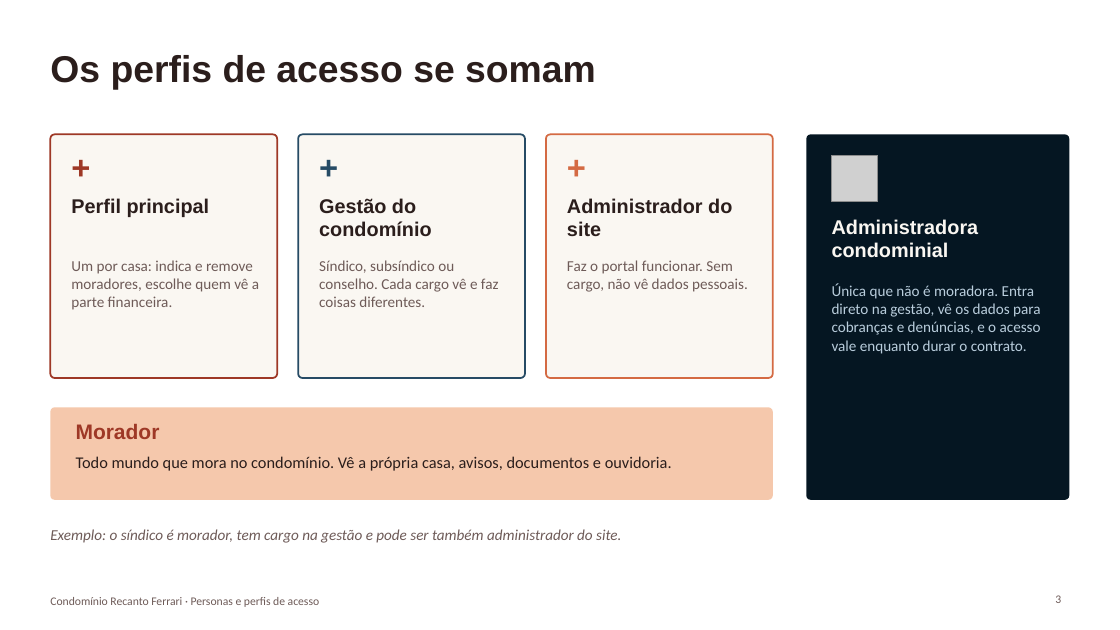
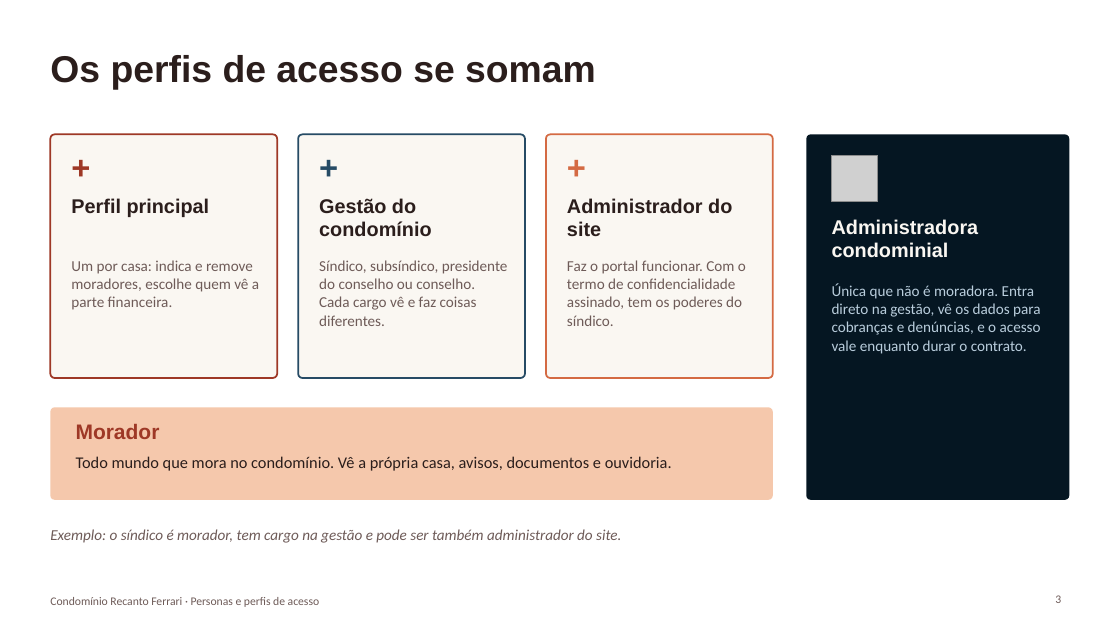
Before and after one commit to paulamuhlbach/recantoferrari, a slide deck: slide 3 of apresentacoes/Personas-e-perfis-de-acesso.pptx. Drawn at 1120x630 pixels with LibreOffice and Linux fonts; fonts in the diff are those of the drawing; grey boxes stand for pictures. Boxes give left, top, right and bottom in pixels: in the first picture for what was removed or moved away, otherwise in the second. Text is boxed around its words. In the diff, an @@ line names an element or a change of style, - is before the commit and + after.

```diff
--- a/apresentacoes/Personas-e-perfis-de-acesso.pptx
+++ b/apresentacoes/Personas-e-perfis-de-acesso.pptx
@@ text at [319,260,508,326]: text changed @@
-Síndico, subsíndico ou conselho. Cada cargo vê e faz coisas diferentes.
+Síndico, subsíndico, presidente do conselho ou conselho. Cada cargo vê e faz coisas diferentes.
@@ text at [567,260,746,326]: text changed @@
-Faz o portal funcionar. Sem cargo, não vê dados pessoais.
+Faz o portal funcionar. Com o termo de confidencialidade assinado, tem os poderes do síndico.
```
Also in this commit, not shown: 8 other slides changed, 1 slide added, 4 other files.
